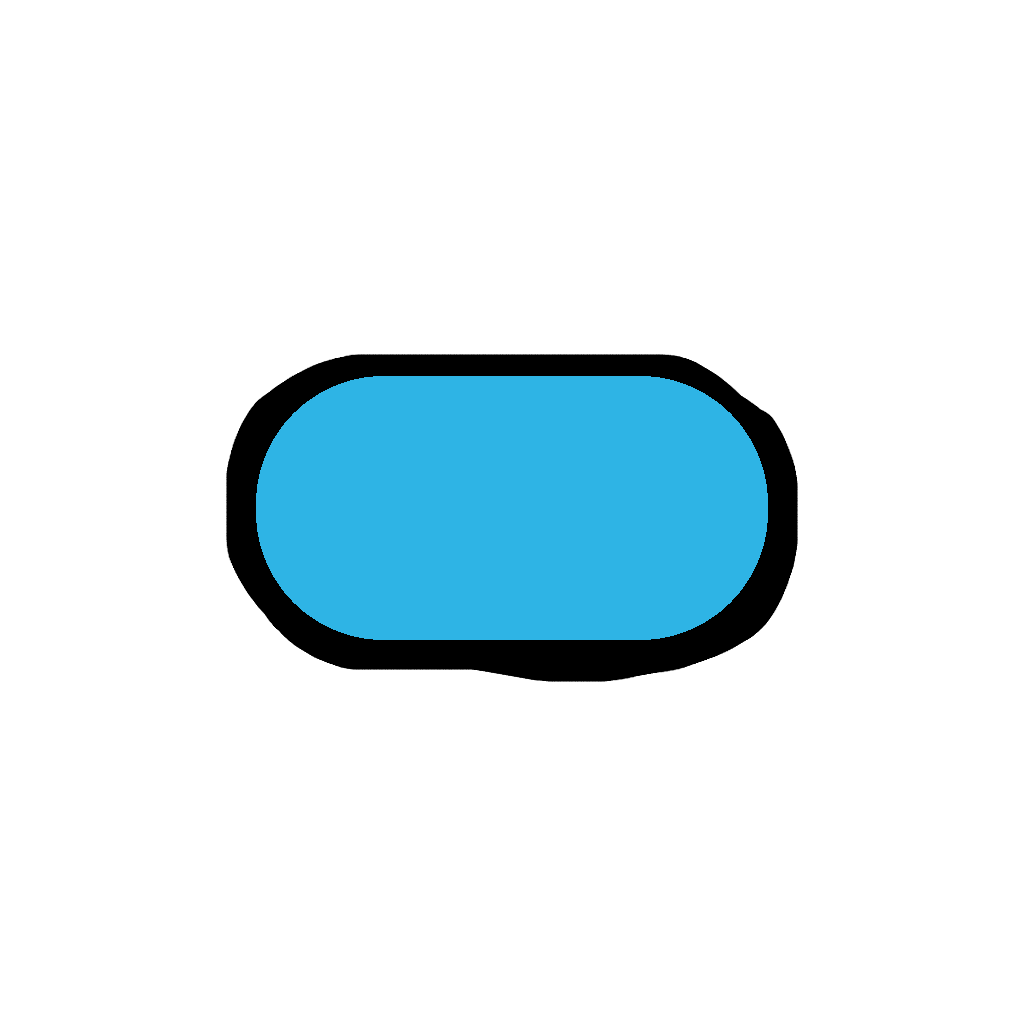
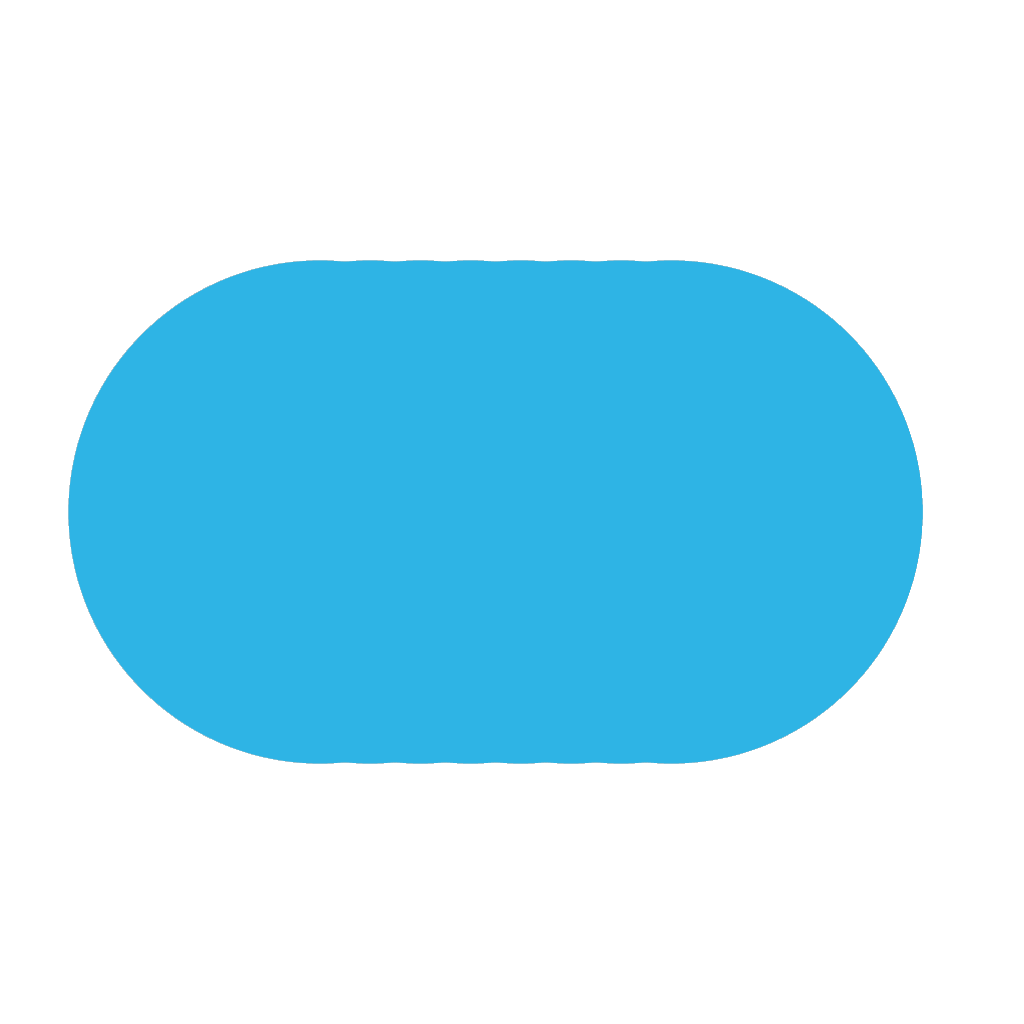
Before/after of a (1024, 1024) layered artwork. What changed in the layer stack:
painted on "Arrière-plan" over bbox(68, 260, 923, 764)
painted on "helmet" over bbox(68, 260, 923, 764)
